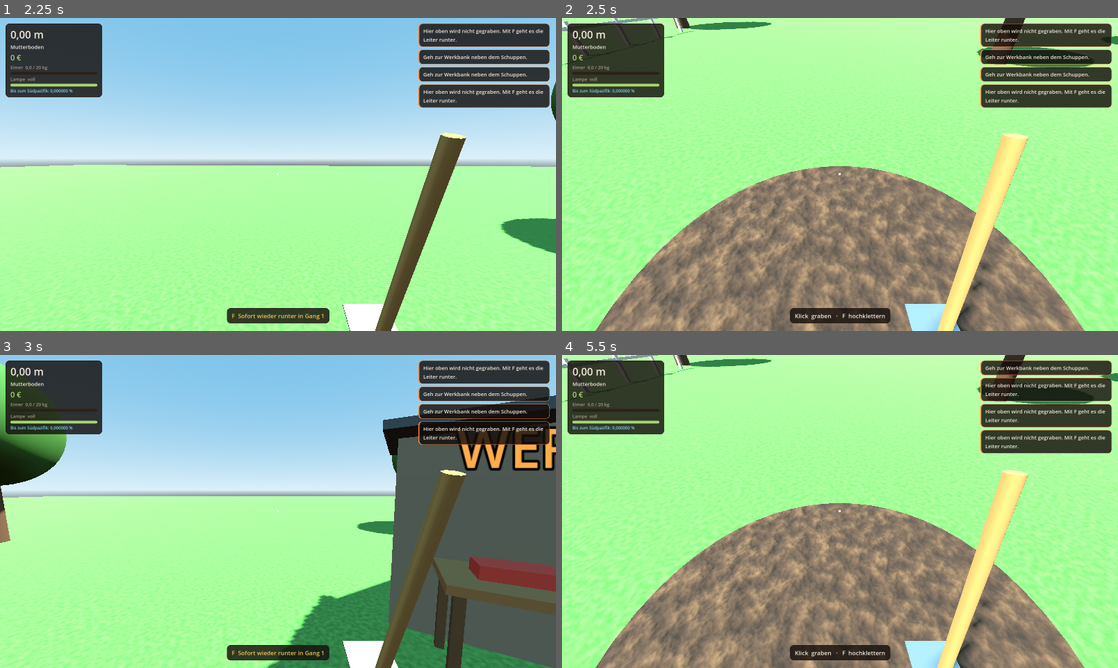
Above: before the commit, frames 1-4 (two rows, left to right).
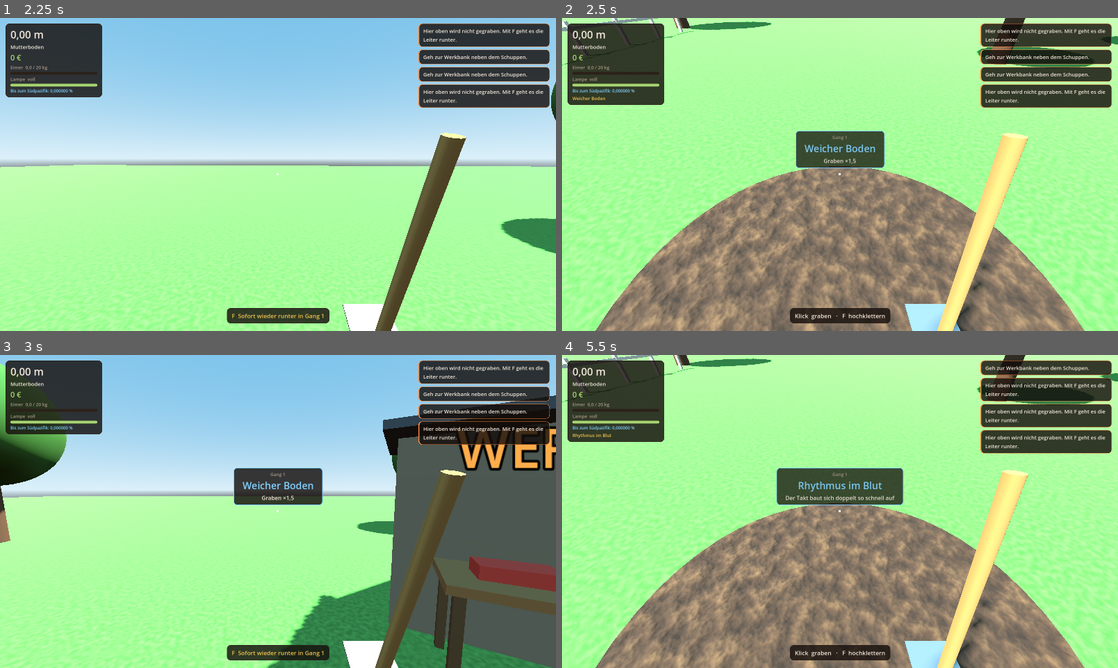
Above: after the commit, the same moments.

Repository: Schwanti/dig-to-the-other-side
Game: Godot game, scene res://scenes/main.tscn
Two runs of this game, one before a commit and one after it. Both use one fixed random seed, a clock stepped at 60 frames per second and the inputs below.
Inputs (mouse positions are in pixels of both pictures, inside the frame that each line leads up to):
- Up to frame 1 (2.25 s): tap Enter at 0.5 s; move the mouse to (305, 174) at 0.52 s; hold F (climb) 0.53-1.28 s; hold W (move_forward) from 0.53 s (still down); click (305, 174) at 0.8 s; move the mouse to (250, 174) at 1.27 s; click (250, 174) at 1.35 s; tap E (use) at 1.55 s; move the mouse to (289, 168) at 2.02 s; hold E (use) from 2.03 s (still down); click (289, 168) at 2.17 s
- Up to frame 2 (2.5 s): keep holding W (move_forward); keep holding E (use); tap F (climb) at 2.3 s
- Up to frame 3 (3 s): keep holding W (move_forward); move the mouse to (272, 517) at 2.77 s; release E (use) at 2.78 s; tap F (climb) at 2.85 s
- Up to frame 4 (5.5 s): click (834, 517) at 3.05 s; move the mouse to (878, 514) at 3.52 s; press the mouse at (878, 514) at 3.53 s; tap E (use) at 3.8 s; release W (move_forward) at 4.25 s; release the mouse at (878, 514) at 4.25 s; click "Weiter graben (E)" at 4.25 s; move the mouse to (795, 508) at 5.02 s; hold W (move_forward) from 5.03 s (still down); tap Space (dig_key) at 5.1 s; click (795, 508) at 5.17 s; tap F (climb) at 5.3 s

Frame 1 is identical in both runs. In frame 2, 2.4% of the frame differs, in the area x 1-59%, y 24-48%; in frame 3, 1.9%; in frame 4, 3.2%, in the area x 1-62%, y 24-48%.

Commit message:
Paket 1: Spannung beim Graben
Takt, Glückstreffer, Goldader, Tiefenbonus, Knapp-Bonus,
Gang-Serie, Gang-Karten und Rekord-Gang, dazu die passenden
Anzeigen im HUD.

Co-Authored-By: Claude Opus 5.5 <noreply@anthropic.com>

Diff:
--- a/scripts/game_state.gd
+++ b/scripts/game_state.gd
@@ -53,6 +53,18 @@
 var lv: Dictionary = {"tool": 0, "cap": 0, "lamp": 0, "climb": 0}
 var trips := 0
 var sold_kg := 0.0
+var streak := 0          # Gänge in Folge ohne Ohnmacht
+var best_trip := 0.0
+
+# Gang-Karte: jeder Gang hat einen eigenen Dreh (wird nicht gespeichert)
+var mod: Dictionary = {}
+var MODS: Array = [
+	{"id": "soft", "name": "Weicher Boden", "desc": "Graben ×1,5"},
+	{"id": "lamp", "name": "Frische Batterien", "desc": "Lampe +30 %"},
+	{"id": "combo", "name": "Rhythmus im Blut", "desc": "Der Takt baut sich doppelt so schnell auf"},
+	{"id": "gold", "name": "Goldene Stunde", "desc": "Eine Goldader nach 10 Sekunden"},
+	{"id": "crit", "name": "Glückspilz", "desc": "Glückstreffer doppelt so oft"},
+]
 
 
 func _ready() -> void:
@@ -121,15 +133,56 @@
 	save_game()
 	return true
 
-func sell() -> void:
+func mod_is(id: String) -> bool:
+	return not mod.is_empty() and mod["id"] == id
+
+func roll_mod() -> Dictionary:
+	mod = MODS[randi() % MODS.size()]
+	if mod["id"] == "lamp":
+		batt = lamp_max() * 1.3
+	return mod
+
+## Je länger man unten gräbt, desto mehr ist der Eimer wert (bis ×2,5).
+func depth_bonus(under_t: float) -> float:
+	return 1.0 + minf(15.0, floorf(under_t / 10.0)) * 0.1
+
+## Gänge in Folge ohne Ohnmacht (bis ×1,5).
+func streak_mult() -> float:
+	return 1.0 + minf(float(streak), 10.0) * 0.05
+
+func fmt_x(v: float) -> String:
+	return "×" + fmt_num(v, 1)
+
+## Verkauft den Eimer mit allen Boni. knapp = mit fast leerer Lampe oben angekommen.
+func sell(knapp: bool = false, under_t: float = 0.0) -> void:
 	if load_kg <= 0.0:
 		return
-	var total := roundf(load_val)
+	var mults := PackedStringArray()
+	var m := 1.0
+	var deep := depth_bonus(under_t)
+	if deep > 1.0:
+		m *= deep
+		mults.append("Tiefenbonus " + fmt_x(deep))
+	if streak > 0:
+		m *= streak_mult()
+		mults.append("Serie " + fmt_x(streak_mult()))
+	if knapp:
+		m *= 1.5
+		mults.append("Knapp ×1,5")
+	var total := roundf(load_val * m)
 	eur += total
 	total_eur += total
 	trips += 1
+	streak += 1
 	sold_kg += load_kg
-	toast.emit("Gang %d: %s kg Aushub = %s" % [trips, fmt_num(load_kg, 1), fmt_eur(total)], "money")
+	var extra := "" if mults.is_empty() else "  (" + " · ".join(mults) + ")"
+	toast.emit("Gang %d: %s kg Aushub = %s%s" % [trips, fmt_num(load_kg, 1), fmt_eur(total), extra], "money")
+	if knapp:
+		toast.emit("KNAPP GESCHAFFT! Der ganze Gang zählt ×1,5.", "gold")
+	if total > best_trip:
+		if trips > 1:
+			toast.emit("Neuer Rekord-Gang: %s!" % fmt_eur(total), "money")
+		best_trip = total
 	load_kg = 0.0
 	load_val = 0.0
 	save_game()
@@ -151,7 +204,7 @@
 func save_game() -> void:
 	var data := {
 		"depth": depth, "eur": eur, "total_eur": total_eur, "load_kg": load_kg, "load_val": load_val,
-		"lv": lv, "trips": trips, "sold_kg": sold_kg,
+		"lv": lv, "trips": trips, "sold_kg": sold_kg, "streak": streak, "best_trip": best_trip,
 	}
 	var f := FileAccess.open(SAVE_PATH, FileAccess.WRITE)
 	if f:
@@ -173,6 +226,8 @@
 	load_val = float(data.get("load_val", 0.0))
 	trips = int(data.get("trips", 0))
 	sold_kg = float(data.get("sold_kg", 0.0))
+	streak = int(data.get("streak", 0))
+	best_trip = float(data.get("best_trip", 0.0))
 	var saved_lv: Dictionary = data.get("lv", {})
 	for k in lv.keys():
 		lv[k] = int(saved_lv.get(k, 0))
@@ -181,7 +236,7 @@
 
 func reset_game() -> void:
 	depth = 0.0; eur = 0.0; total_eur = 0.0; load_kg = 0.0; load_val = 0.0
-	trips = 0; sold_kg = 0.0
+	trips = 0; sold_kg = 0.0; streak = 0; best_trip = 0.0; mod = {}
 	for k in lv.keys():
 		lv[k] = 0
 	batt = lamp_max()
--- a/scripts/hud.gd
+++ b/scripts/hud.gd
@@ -17,6 +17,9 @@
 var lamp_l: Label
 var lamp_bar: ProgressBar
 var journey_l: Label
+var boost_l: Label
+var takt_l: Label
+var takt_bar: ProgressBar
 var prompt_l: Label
 var gain_l: Label
 var cross: ColorRect
@@ -40,6 +43,28 @@
 	lamp_l = _label(v, 13, C_MUTED)
 	lamp_bar = _bar(v, C_GOOD)
 	journey_l = _label(v, 12, C_SKY)
+	boost_l = _label(v, 13, C_CAUTION)
+	boost_l.autowrap_mode = TextServer.AUTOWRAP_WORD_SMART
+	boost_l.custom_minimum_size = Vector2(250, 0)
+
+	# Takt unter dem Fadenkreuz
+	takt_l = Label.new()
+	takt_l.add_theme_font_size_override("font_size", 20)
+	takt_l.add_theme_color_override("font_color", C_ACCENT)
+	takt_l.add_theme_color_override("font_outline_color", Color.BLACK)
+	takt_l.add_theme_constant_override("outline_size", 6)
+	add_child(takt_l)
+	takt_bar = ProgressBar.new()
+	takt_bar.custom_minimum_size = Vector2(100, 5)
+	takt_bar.show_percentage = false
+	takt_bar.max_value = 1.0
+	var tfill := StyleBoxFlat.new()
+	tfill.bg_color = C_ACCENT
+	var tbg := StyleBoxFlat.new()
+	tbg.bg_color = Color(0, 0, 0, 0.5)
+	takt_bar.add_theme_stylebox_override("fill", tfill)
+	takt_bar.add_theme_stylebox_override("background", tbg)
+	add_child(takt_bar)
 
 	prompt_l = Label.new()
 	prompt_l.add_theme_font_size_override("font_size", 17)
@@ -104,7 +129,7 @@
 
 
 ## Wird jedes Bild von main.gd aufgerufen.
-func refresh(zone: String, prompt: String, urgent: bool) -> void:
+func refresh(zone: String, prompt: String, urgent: bool, extra: Dictionary = {}) -> void:
 	var L := Game.current_layer()
 	depth_l.text = Game.fmt_depth(Game.depth)
 	layer_l.text = L["name"]
@@ -139,9 +164,62 @@
 	gain_l.position = vp / 2.0 + Vector2(14, -34)
 	toast_box.position = Vector2(vp.x - 396.0, 16.0)
 
-
-func show_gain(text: String) -> void:
+	boost_l.text = extra.get("boosts", "")
+	boost_l.visible = boost_l.text != ""
+	var c: int = extra.get("combo", 0)
+	var cm: float = extra.get("combo_mult", 1.0)
+	var show_takt := c > 2 and Input.mouse_mode == Input.MOUSE_MODE_CAPTURED
+	takt_l.visible = show_takt
+	takt_bar.visible = show_takt
+	if show_takt:
+		takt_l.text = "TAKT ×" + Game.fmt_num(cm, 1)
+		takt_l.add_theme_color_override("font_color", Color("#ffcf3f") if cm >= 2.5 else C_ACCENT)
+		takt_l.reset_size()
+		takt_l.position = Vector2((vp.x - takt_l.size.x) / 2.0, vp.y / 2.0 + 18.0)
+		takt_bar.value = minf(float(c), 30.0) / 30.0
+		takt_bar.position = Vector2((vp.x - 100.0) / 2.0, vp.y / 2.0 + 18.0 + takt_l.size.y)
+
+
+func show_takt_level(_mult: float) -> void:
+	var tw := create_tween()
+	takt_l.scale = Vector2(1.3, 1.3)
+	tw.tween_property(takt_l, "scale", Vector2.ONE, 0.25)
+
+
+## Gang-Karte in der Bildmitte, blendet sich selbst wieder aus.
+func show_mod_card(kicker: String, title: String, desc: String) -> void:
+	var p := PanelContainer.new()
+	var sb := _plate()
+	sb.border_color = C_SKY
+	sb.set_border_width_all(2)
+	sb.content_margin_left = 26
+	sb.content_margin_right = 26
+	p.add_theme_stylebox_override("panel", sb)
+	var v := VBoxContainer.new()
+	v.alignment = BoxContainer.ALIGNMENT_CENTER
+	p.add_child(v)
+	for row in [[kicker, 13, C_MUTED], [title, 28, C_SKY], [desc, 16, C_TEXT]]:
+		var l := Label.new()
+		l.text = row[0]
+		l.horizontal_alignment = HORIZONTAL_ALIGNMENT_CENTER
+		l.add_theme_font_size_override("font_size", row[1])
+		l.add_theme_color_override("font_color", row[2])
+		v.add_child(l)
+	add_child(p)
+	p.reset_size()
+	var vp := get_viewport().get_visible_rect().size
+	p.position = Vector2((vp.x - p.size.x) / 2.0, vp.y * 0.36)
+	p.modulate.a = 0.0
+	var tw := create_tween()
+	tw.tween_property(p, "modulate:a", 1.0, 0.2)
+	tw.tween_interval(2.2)
+	tw.tween_property(p, "modulate:a", 0.0, 0.5)
+	tw.tween_callback(p.queue_free)
+
+
+func show_gain(text: String, color: Color = C_ACCENT) -> void:
 	gain_l.text = text
+	gain_l.add_theme_color_override("font_color", color)
 	gain_l.modulate.a = 1.0
 	var tw := create_tween()
 	tw.tween_property(gain_l, "modulate:a", 0.0, 0.6)
@@ -155,6 +233,7 @@
 		"money": sb.border_color = C_GOOD
 		"warn": sb.border_color = C_WARN
 		"big": sb.border_color = C_SKY
+		"gold": sb.border_color = Color("#ffcf3f")
 		_: sb.border_color = C_ACCENT
 	p.add_theme_stylebox_override("panel", sb)
 	var l := Label.new()
--- a/scripts/main.gd
+++ b/scripts/main.gd
@@ -18,10 +18,25 @@
 var sun: DirectionalLight3D
 var env: Environment
 var dirt: CPUParticles3D
+var sparks: CPUParticles3D
+var gold_disc: MeshInstance3D
+var gold_mat: StandardMaterial3D
 
 var cooldown := 0.0
 var warned := 0
 var save_timer := 0.0
+var clock := 0.0            # Spielzeit in Sekunden, für Takt und Goldader
+
+# Takt: wer im Rhythmus gräbt, gräbt schneller (bis ×2,5)
+var combo := 0
+var last_hit := -10.0
+var combo_level := 0
+# Tiefenbonus: Zeit unten in diesem Gang
+var under_t := 0.0
+var last_bonus_step := 0
+# Goldader: taucht ab und zu in der Sohle auf
+var gold_until := -1.0
+var gold_timer := 45.0
 
 
 func _ready() -> void:
@@ -40,7 +55,9 @@
 	player.dig_pressed.connect(_on_dig)
 	player.use_pressed.connect(_on_use)
 	player.arrived_surface.connect(_on_arrived_surface)
+	player.descend_started.connect(_on_descend)
 	bench_ui.closed.connect(func(): player.input_enabled = true)
+	_build_gold_disc()
 
 	if Game.load_game() and Game.depth > 0.05:
 		player.place_on_surface()
@@ -52,6 +69,7 @@
 
 func _process(delta: float) -> void:
 	cooldown -= delta
+	clock += delta
 	# Presslufthammer: gedrückt halten hämmert von selbst
 	if Game.lv["tool"] == 3 and Input.is_action_pressed("dig") and Input.mouse_mode == Input.MOUSE_MODE_CAPTURED:
 		_on_dig()
@@ -59,10 +77,22 @@
 	_update_lamp(delta)
 	shaft.update_depth(Game.depth)
 	_update_light()
+	_update_bonus(delta)
+	_update_gold(delta)
+	if clock - last_hit > 0.8:
+		combo = 0
+		combo_level = 0
 
 	var zone := Game.return_zone(player.position.y, player.state == "surface" or player.position.y > -1.0)
 	var p := _prompt(zone)
-	hud.refresh(zone, p[0], p[1])
+	var boosts := PackedStringArray()
+	if Game.depth_bonus(under_t) > 1.0:
+		boosts.append("Tiefenbonus " + Game.fmt_x(Game.depth_bonus(under_t)))
+	if Game.streak > 0:
+		boosts.append("Serie %d %s" % [Game.streak, Game.fmt_x(Game.streak_mult())])
+	if not Game.mod.is_empty():
+		boosts.append(Game.mod["name"])
+	hud.refresh(zone, p[0], p[1], {"combo": combo, "combo_mult": _combo_mult(), "boosts": " · ".join(boosts)})
 
 	save_timer += delta
 	if save_timer > 5.0:
@@ -91,18 +121,87 @@
 		Game.toast.emit("Der Eimer ist voll. Ab nach oben mit F!", "warn")
 		return
 	cooldown = COOLDOWN[Game.lv["tool"]]
-	var r := Game.dig(0.03 * Game.tier("tool"), room)
+
+	# Takt: Schläge innerhalb von 0,8 s bauen ihn auf
+	if clock - last_hit < 0.8:
+		combo += 2 if Game.mod_is("combo") else 1
+	else:
+		combo = 0
+	last_hit = clock
+	var mult := _combo_mult()
+	var level := 3 if mult >= 2.5 else (2 if mult >= 2.0 else (1 if mult >= 1.5 else 0))
+	if level > combo_level:
+		hud.show_takt_level(mult)
+	combo_level = level
+
+	var crit := randf() < (0.1 if Game.mod_is("crit") else 0.05)
+	var gold := _gold_on()
+	var power := 0.03 * Game.tier("tool") * mult * (5.0 if crit else 1.0) * (1.5 if Game.mod_is("soft") else 1.0)
+	var r := Game.dig(power, room)
 	Game.load_kg += r["kg"]
-	Game.load_val += r["val"]
+	Game.load_val += r["val"] * (5.0 if gold else 1.0)
+
 	player.do_swing()
-	player.shake = 0.02
+	player.shake = 0.05 if crit else 0.02
 	var L := Game.current_layer()
-	dirt.global_position = _aim_point()
+	var at := _aim_point()
+	dirt.global_position = at
 	dirt.color = L["spot"]
 	dirt.restart()
-	hud.show_gain("+" + Game.fmt_len(r["m"]))
+	if crit or gold:
+		sparks.global_position = at
+		sparks.color = Color.WHITE if crit else Color("#ffcf3f")
+		sparks.amount = 30 if crit else 10
+		sparks.restart()
+	if crit:
+		hud.show_gain("GLÜCKSTREFFER +" + Game.fmt_len(r["m"]), Color.WHITE)
+	elif gold:
+		hud.show_gain("GOLD ×5 +" + Game.fmt_len(r["m"]), Color("#ffcf3f"))
+	else:
+		hud.show_gain("+" + Game.fmt_len(r["m"]))
 	if Game.load_kg >= Game.cap_kg() - 0.000001:
 		Game.toast.emit("Eimer voll! Ab nach oben mit F.", "warn")
+
+
+func _combo_mult() -> float:
+	return 1.0 + minf(float(combo), 30.0) / 20.0
+
+
+func _gold_on() -> bool:
+	return clock < gold_until
+
+
+## Tiefenbonus wächst, solange man unten gräbt.
+func _update_bonus(delta: float) -> void:
+	if player.state != "bottom" or Game.depth <= 1.0 or bench_ui.visible:
+		return
+	under_t += delta
+	var step := int(minf(15.0, floorf(under_t / 10.0)))
+	if step > last_bonus_step:
+		last_bonus_step = step
+		if step % 5 == 0:
+			Game.toast.emit("Tiefenbonus %s! Je länger du unten bleibst, desto mehr ist der Eimer wert." % Game.fmt_x(Game.depth_bonus(under_t)), "gold")
+
+
+## Goldader: etwa alle ein bis zwei Minuten leuchtet die Sohle 10 Sekunden lang golden.
+func _update_gold(delta: float) -> void:
+	if player.state == "bottom" and not _gold_on() and not bench_ui.visible:
+		gold_timer -= delta
+		if gold_timer <= 0.0:
+			gold_timer = 50.0 + randf() * 60.0
+			gold_until = clock + 10.0
+			Game.toast.emit("GOLDADER! 10 Sekunden lang ist jeder Schlag 5× so viel wert.", "gold")
+	gold_disc.visible = _gold_on()
+	if gold_disc.visible:
+		gold_disc.position.y = -Game.depth + 0.012
+		gold_mat.albedo_color.a = 0.25 + 0.15 * sin(clock * 9.0)
+
+
+func _on_descend() -> void:
+	var m := Game.roll_mod()
+	if m["id"] == "gold":
+		gold_timer = 10.0
+	hud.show_mod_card("Gang %d%s" % [Game.trips + 1, ("  ·  Serie %d" % Game.streak) if Game.streak > 0 else ""], m["name"], m["desc"])
 
 
 ## Wo trifft der Blick die Sohle?
@@ -125,9 +224,18 @@
 
 # ---------- Hochkommen, Verkaufen, Ohnmacht ----------
 func _on_arrived_surface() -> void:
-	Game.sell()
+	var knapp := Game.batt / Game.lamp_max() < 0.1 and Game.depth > 3.0 and Game.load_kg > 0.0
+	Game.sell(knapp, under_t)
+	_end_trip()
+
+
+func _end_trip() -> void:
 	Game.batt = Game.lamp_max()
+	Game.mod = {}
 	warned = 0
+	under_t = 0.0
+	last_bonus_step = 0
+	gold_until = -1.0
 
 
 func _update_lamp(delta: float) -> void:
@@ -148,10 +256,13 @@
 func _faint() -> void:
 	Game.load_kg = 0.0
 	Game.load_val = 0.0
-	Game.batt = Game.lamp_max()
-	warned = 0
+	var had_streak := Game.streak
+	Game.streak = 0
+	_end_trip()
 	player.place_on_surface()
 	Game.toast.emit("Licht aus! Die Nachbarskinder haben dich rausgezogen. Der Eimer ist weg.", "warn")
+	if had_streak > 1:
+		Game.toast.emit("Deine Serie von %d Gängen ist gerissen." % had_streak, "warn")
 	Game.save_game()
 
 
@@ -174,6 +285,8 @@
 				return ["F  Riskant! Jetzt hoch, sonst wird es dunkel!", true]
 			if zone == "knapp":
 				return ["F  Die Lampe wird knapp. Bald hochklettern!", true]
+			if _gold_on():
+				return ["Klick  GOLDADER! Schnell graben, jeder Schlag ×5", true]
 			return ["Klick  graben   ·   F  hochklettern", false]
 		"climb":
 			return ["Klettert %s …   F  umkehren" % ("hoch" if player.climb_dir > 0 else "runter"), false]
@@ -372,3 +485,33 @@
 	pm.material = pmat
 	dirt.mesh = pm
 	add_child(dirt)
+
+	# Funken für Glückstreffer und Goldader: leuchten von selbst
+	sparks = dirt.duplicate() as CPUParticles3D
+	var sm := BoxMesh.new()
+	sm.size = Vector3(0.035, 0.035, 0.035)
+	var smat := StandardMaterial3D.new()
+	smat.vertex_color_use_as_albedo = true
+	smat.shading_mode = BaseMaterial3D.SHADING_MODE_UNSHADED
+	sm.material = smat
+	sparks.mesh = sm
+	sparks.initial_velocity_max = 4.0
+	add_child(sparks)
+
+
+func _build_gold_disc() -> void:
+	gold_mat = StandardMaterial3D.new()
+	gold_mat.albedo_color = Color(1.0, 0.81, 0.25, 0.3)
+	gold_mat.transparency = BaseMaterial3D.TRANSPARENCY_ALPHA
+	gold_mat.shading_mode = BaseMaterial3D.SHADING_MODE_UNSHADED
+	gold_mat.blend_mode = BaseMaterial3D.BLEND_MODE_ADD
+	var cm := CylinderMesh.new()
+	cm.top_radius = Game.R - 0.05
+	cm.bottom_radius = Game.R - 0.05
+	cm.height = 0.01
+	cm.radial_segments = 40
+	gold_disc = MeshInstance3D.new()
+	gold_disc.mesh = cm
+	gold_disc.material_override = gold_mat
+	gold_disc.visible = false
+	add_child(gold_disc)
--- a/scripts/player.gd
+++ b/scripts/player.gd
@@ -6,6 +6,7 @@
 signal use_pressed
 signal arrived_surface
 signal arrived_bottom
+signal descend_started
 
 const LOOK_SPEED := 0.0022
 const RUNG_STEP := 0.33
@@ -125,6 +126,7 @@
 			start_climb(1)
 		"surface":
 			start_climb(-1)
+			descend_started.emit()
 		"climb":
 			climb_dir = -climb_dir
 
